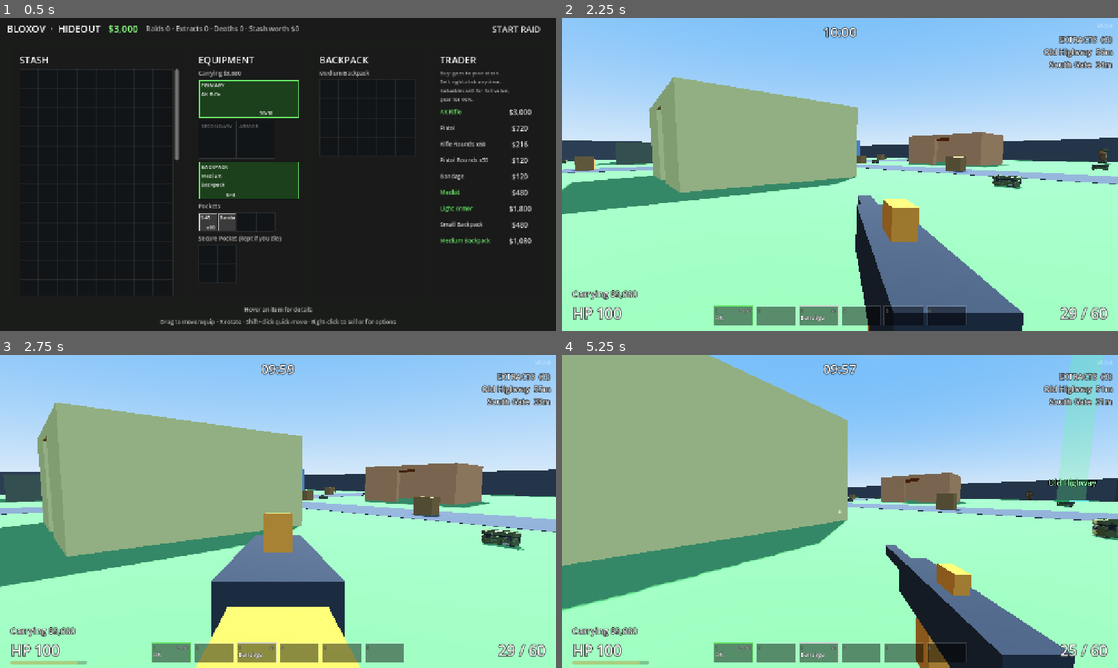
Above: before the commit, frames 1-4 (two rows, left to right).
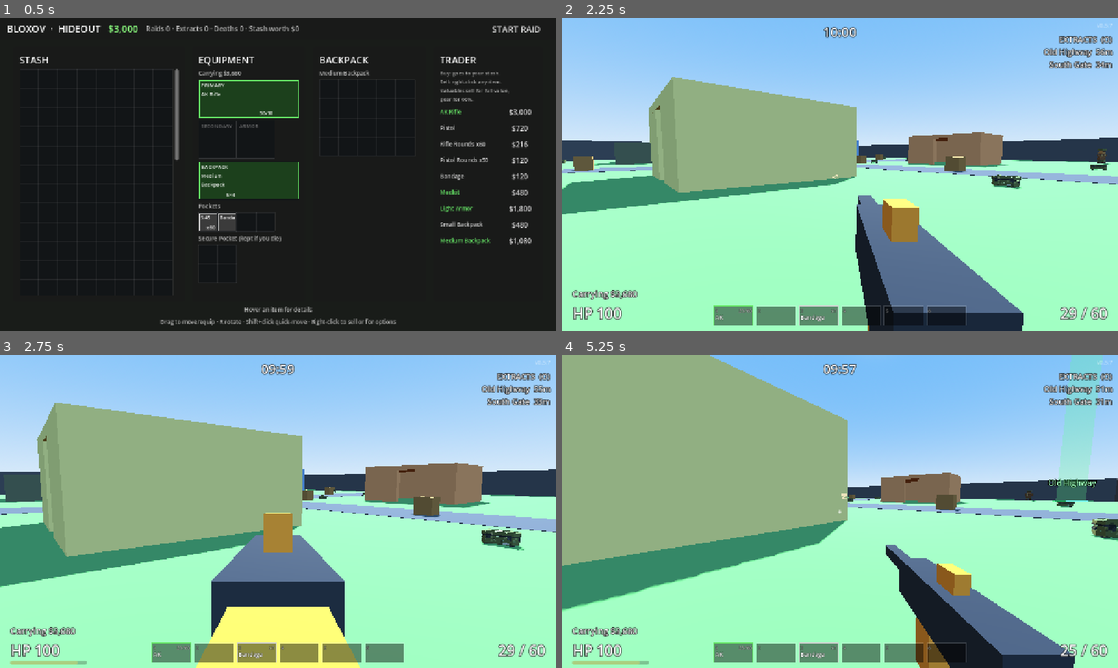
Above: after the commit, the same moments.

Repository: TavishHanda/Bloxov
Game: Godot game, scene res://scenes/hideout.tscn
Two runs of this game, one before a commit and one after it. Both use one fixed random seed, a clock stepped at 60 frames per second and the inputs below.
Inputs (mouse positions are in pixels of both pictures, inside the frame that each line leads up to):
- Up to frame 1 (0.5 s): no input
- Up to frame 2 (2.25 s): click "START RAID" at 0.5 s; click "PLAY" at 1.25 s; tap Enter at 2 s; move the mouse to (867, 174) at 2.02 s; hold W (move_forward) from 2.03 s (still down); hold Right mouse button (aim) from 2.03 s (still down); click (867, 174) at 2.17 s
- Up to frame 3 (2.75 s): keep holding W (move_forward); keep holding Right mouse button (aim); tap Space (jump) at 2.27 s; tap H (heal) at 2.3 s
- Up to frame 4 (5.25 s): keep holding W (move_forward); move the mouse to (812, 511) at 2.77 s; release Right mouse button (aim) at 2.78 s; tap H (heal) at 2.85, 4.55 s; click (812, 511) at 2.92 s; tap Space (jump) at 3.02, 4.52 s; tap V (melee) at 3.05, 3.6 s; move the mouse to (851, 505) at 3.52 s; hold Right mouse button (aim) 3.53-4.28 s; click (851, 505) at 3.67 s; move the mouse to (834, 517) at 4.27 s; right-click (834, 517) at 4.35 s; click (834, 517) at 4.42 s; move the mouse to (878, 514) at 5.02 s; hold C (crouch) from 5.03 s (still down); click (878, 514) at 5.17 s

Frame 1 is identical in both runs. In frame 2, 0.4% of the frame differs, in the area x 0-99%, y 1-63%; in frame 3, less than 0.1%; in frame 4, 0.3%.

Commit message:
v0.5.7: fix impact effects spawning at map center; scavs get a view cone; knife fixes
Effects bug reproduced and verified fixed by rendering under xvfb. Knife issues from code review:
swing alerted the victim before the hit, backstab didn't kill armored PMCs, strike landed after death/heal,
blade flicker, swing reused the reload sound. Backstab test now runs with live AI.
Verified locally with Godot 4.5.1: smoke test passed, main scene run clean.

Claude-Session: https://claude.ai/code/session_01UD2sjGi5qVVaB7czBfXX2M

Diff:
--- a/project.godot
+++ b/project.godot
@@ -12,7 +12,7 @@
 
 config/name="Bloxov"
 config/description="Blocky voxel extraction shooter."
-config/version="0.5.6"
+config/version="0.5.7"
 run/main_scene="res://scenes/hideout.tscn"
 config/features=PackedStringArray("4.5", "GL Compatibility")
 
--- a/scripts/effects.gd
+++ b/scripts/effects.gd
@@ -115,13 +115,17 @@
 	particles.one_shot = true
 	particles.explosiveness = 1.0
 	particles.local_coords = false
+	# Not emitting until it's been moved into place (see _emit).
+	particles.emitting = false
 	return particles
 
 
+## World-space particles spawn wherever the node is when emission starts, so place it first, then start it.
+## (Starting before the move made every impact appear at the middle of the map.)
 static func _emit(world: Node, particles: CPUParticles3D, pos: Vector3, free_after: float) -> void:
 	world.add_child(particles)
 	particles.global_position = pos
-	particles.emitting = true
+	particles.restart()
 	_free_after(particles, free_after)
 
 
--- a/scripts/knife.gd
+++ b/scripts/knife.gd
@@ -1,23 +1,21 @@
 class_name Knife
 extends Node3D
 ## Quick melee (V). Everyone always has a knife: it isn't an item, so it can't be lost, dropped or sold.
-## Works with any gun out; cancels aiming and reloading. Stabbing someone from behind kills them in one hit.
+## Works with any gun out; cancels aiming and reloading. Stabbing someone from behind always kills (even armored).
 ## Lives under the player's camera, next to the Gun.
 
 signal hit_confirmed(killed: bool, headshot: bool)
 
-const SWING_SOUND := preload("res://audio/mag_out.wav")
+const SWING_SOUND := preload("res://audio/swing.wav")
 const HIT_SOUND := preload("res://audio/hit.wav")
 const KILL_SOUND := preload("res://audio/kill.wav")
 
 @export var damage := 45
-## Damage from behind (one-hit kill on anything with 100 HP or less).
-@export var backstab_damage := 100
 @export var reach := 2.2
 ## Seconds from pressing V until the blade connects, and the whole swing (you can't shoot until it ends).
 @export var windup := 0.12
 @export var swing_time := 0.55
-## Enemies within this radius hear the swing.
+## Enemies within this radius hear the stab (after it lands, so it can't warn the victim).
 @export var noise_radius := 4.0
 
 @onready var player: Player = owner
@@ -44,9 +42,9 @@
 		return false
 	_swing_left = swing_time
 	_hit_pending = true
+	_pose_blade(0.0)
 	_blade.visible = true
 	Effects.sound(get_tree().current_scene, SWING_SOUND, -6.0, 0.1)
-	get_tree().call_group("enemies", "hear_noise", player.global_position, noise_radius)
 	return true
 
 
@@ -56,14 +54,19 @@
 	_swing_left -= delta
 	if _hit_pending and _swing_left <= swing_time - windup:
 		_hit_pending = false
-		_strike()
-	# Placeholder animation: the blade sweeps from the right across the middle of the screen.
-	var t := 1.0 - _swing_left / swing_time
+		# Dying, extracting or starting to heal during the windup cancels the stab.
+		if not player.controls_locked() and not player.is_healing():
+			_strike()
+	_pose_blade(1.0 - _swing_left / swing_time)
+	if _swing_left <= 0.0:
+		_blade.visible = false
+
+
+## Placeholder animation: the blade sweeps from the right across the middle of the screen. t = 0..1 of the swing.
+func _pose_blade(t: float) -> void:
 	var sweep := clampf(t / 0.45, 0.0, 1.0)
 	_blade.position = Vector3(lerpf(0.25, -0.12, sweep), lerpf(-0.12, -0.2, sweep), -0.35)
 	_blade.rotation = Vector3(-0.3, lerpf(0.9, -0.6, sweep), lerpf(-0.5, 0.4, sweep))
-	if _swing_left <= 0.0:
-		_blade.visible = false
 
 
 func _strike() -> void:
@@ -72,14 +75,15 @@
 		return
 	var health: Health = target.health
 	var victim: Node3D = target.node
-	var amount := damage
-	if _is_behind(victim):
-		amount = backstab_damage
+	var backstab := _is_behind(victim)
+	# A backstab always kills, armor or not (enough damage to get through the armor multiplier).
+	var amount := ceili(health.current / maxf(health.damage_multiplier, 0.01)) if backstab else damage
 	health.take_damage(amount, player.global_position)
+	get_tree().call_group("enemies", "hear_noise", player.global_position, noise_radius)
 	var world := get_tree().current_scene
 	Effects.impact(world, target.position, target.normal, Color(0.95, 0.25, 0.2), 12)
 	if GameSettings.damage_numbers:
-		Effects.damage_number(world, target.position, amount, amount == backstab_damage)
+		Effects.damage_number(world, target.position, amount, backstab)
 	Effects.sound(world, KILL_SOUND if health.is_dead else HIT_SOUND, -2.0, 0.03)
 	if health.is_dead:
 		player.gun.kills += 1
--- a/scripts/scav.gd
+++ b/scripts/scav.gd
@@ -17,6 +17,9 @@
 @export_group("Movement")
 @export var move_speed := 3.6
 @export var sight_range := 40.0
+## While unaware, a scav only spots you inside this field of view (degrees); it can still hear you.
+## Once alerted it tracks you in any direction.
+@export var view_angle_deg := 120.0
 ## Seconds without seeing the player before giving up.
 @export var give_up_time := 6.0
 
@@ -127,7 +130,7 @@
 	match state:
 		State.IDLE:
 			desired = _wander(delta)
-			if _can_see:
+			if _can_see and _in_view(to_target):
 				_alert()
 		State.ALERT:
 			_face(to_target, delta)
@@ -283,6 +286,14 @@
 	rotation.y = lerp_angle(rotation.y, yaw, minf(delta * 10.0, 1.0))
 
 
+func _in_view(to_target: Vector3) -> bool:
+	if to_target.length_squared() < 0.0001:
+		return true
+	var facing := -global_basis.z
+	facing.y = 0.0
+	return facing.normalized().dot(to_target.normalized()) >= cos(deg_to_rad(view_angle_deg * 0.5))
+
+
 func _has_line_of_sight() -> bool:
 	if _target == null:
 		return false
--- a/tests/smoke_test.gd
+++ b/tests/smoke_test.gd
@@ -151,6 +151,7 @@
 	var enemy := (load("res://scenes/scav.tscn") as PackedScene).instantiate() as Scav
 	main.add_child(enemy)
 	enemy.global_position = player.global_position + player.global_basis.z * 8.0
+	enemy.look_at(Vector3(player.global_position.x, enemy.global_position.y, player.global_position.z))
 	var hp := player.health.current
 	# Wait for the first hit (scavs are deadly now; waiting the full time could kill the player).
 	for i in 40:
@@ -171,13 +172,23 @@
 	_check(player.knife.swing() and player.knife.is_swinging(), "V swings the knife")
 	await create_timer(player.knife.swing_time + 0.1).timeout
 	_check(stab_target.health.current == 100 - player.knife.damage, "knife hit from the front: %d (hp %d)" % [player.knife.damage, stab_target.health.current])
-	stab_target.rotate_y(PI)
-	await physics_frame
-	player.knife.swing()
-	await create_timer(player.knife.swing_time + 0.1).timeout
-	_check(not is_instance_valid(stab_target) or stab_target.health.is_dead, "knife from behind kills in one hit")
-	if is_instance_valid(stab_target):
-		stab_target.queue_free()
+	stab_target.queue_free()
+	await create_timer(player.knife.swing_time).timeout
+	# Backstabs with the AI running (the swing mustn't alert the victim before the blade lands),
+	# on a scav and on an armored PMC.
+	for scene in ["res://scenes/scav.tscn", "res://scenes/pmc.tscn"]:
+		var victim := (load(scene) as PackedScene).instantiate() as Scav
+		main.add_child(victim)
+		victim.global_position = Vector3(player_front.x, player.global_position.y, player_front.z)
+		victim.look_at(Vector3(player.global_position.x, victim.global_position.y, player.global_position.z))
+		victim.rotate_y(PI)
+		await create_timer(0.2).timeout
+		var was_idle := victim.state == Scav.State.IDLE
+		player.knife.swing()
+		await create_timer(player.knife.swing_time + 0.1).timeout
+		_check(was_idle and (not is_instance_valid(victim) or victim.health.is_dead), "backstab kills an unaware %s in one hit" % scene.get_file().get_basename())
+		if is_instance_valid(victim):
+			victim.queue_free()
 	player.head.rotation.x = 0.0
 
 	# Shooting a scav flinches it: it holds fire for a moment and aims worse.
Not shown, changed: CHANGELOG.md
Not shown, added: audio/swing.wav
Not shown, changed: tools/make_sounds.py
